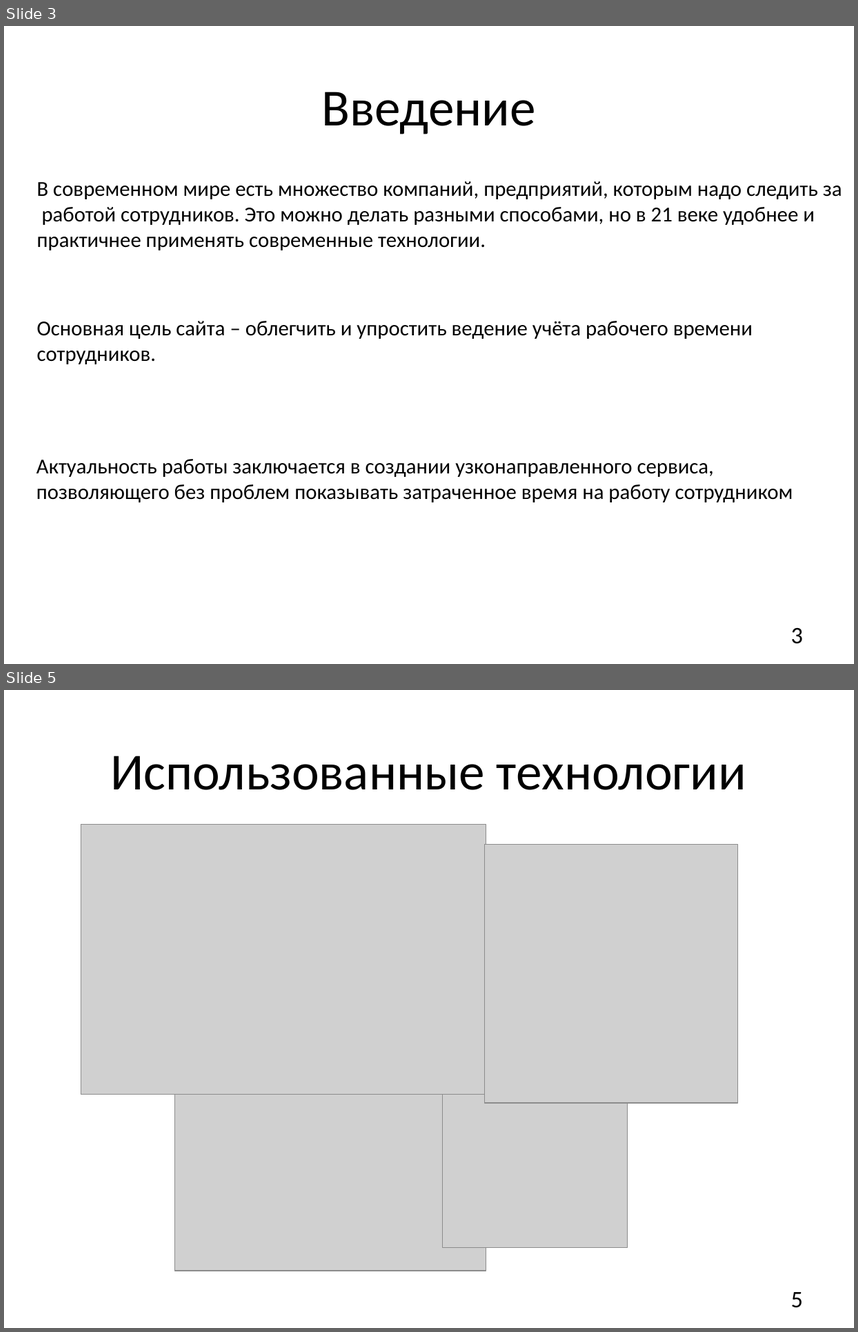
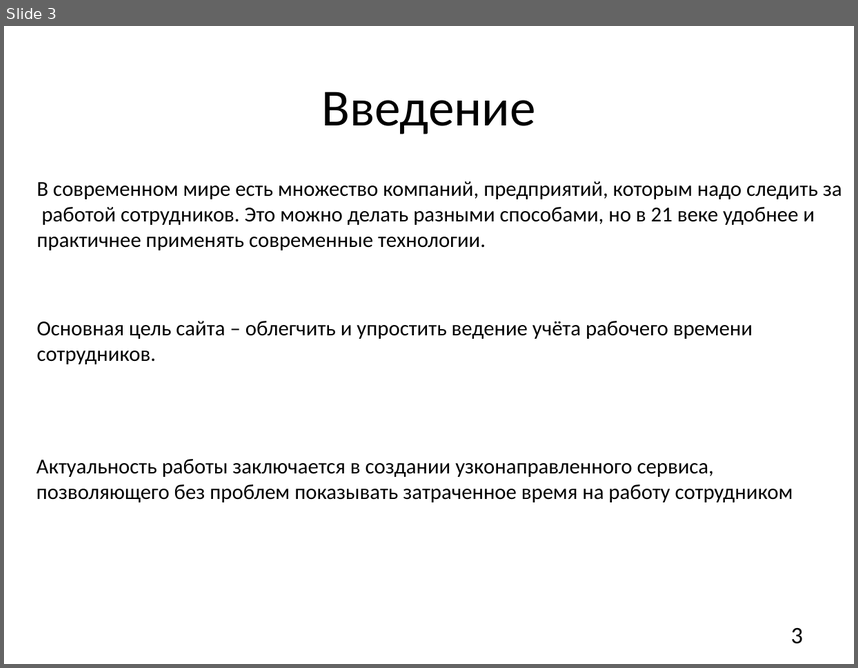
Before and after one commit to CompanyTimeManagementProject/Time_Management_Project, a slide deck: Documentation/Презентация ITime Last Version.pptx. Shown one above the other, each under a label of ours: slides 3 and 5 before the commit, slide 3 after it; the slides between them are not shown. The pictures are 858x1332 and 858x668 pixels, drawn with LibreOffice and Linux fonts; fonts in the diff are those of the drawing; grey boxes stand for pictures. Boxes give left, top, right and bottom in pixels: in the first picture for what was removed or moved away, otherwise in the second. Text is boxed around its words. In the diff, an @@ line names an element or a change of style, - is before the commit and + after.

```diff
--- a/Documentation/Презентация ITime Last Version.pptx
+++ b/Documentation/Презентация ITime Last Version.pptx
@@ slide 5 removed at (4,690,854,1328), background #FFFFFF @@
@@ title removed at (110,756,746,790) @@
-Использованные технологии
@@ picture removed at (81,825,486,1094) @@
@@ picture removed at (485,844,738,1103) @@
@@ picture removed at (175,1063,486,1270) @@
@@ picture removed at (443,1063,628,1248) @@
@@ page number removed at (791,1292,803,1308) @@
-5
```
Also in this commit, not shown: 1 slide changed, 1 slide added.
